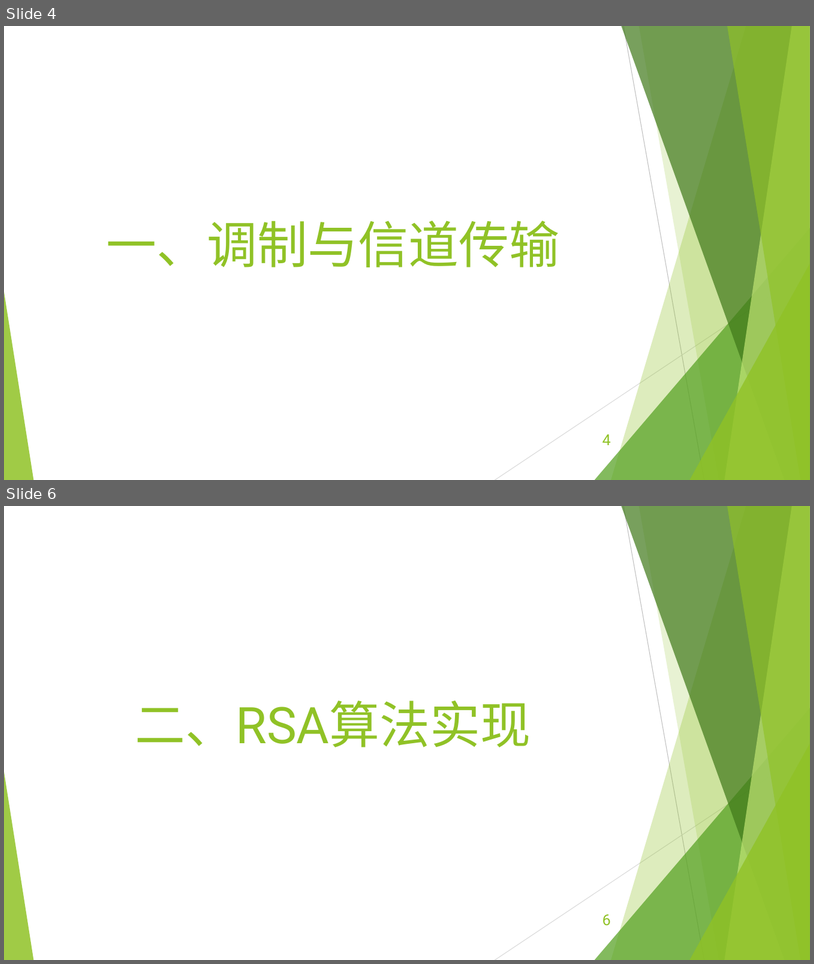
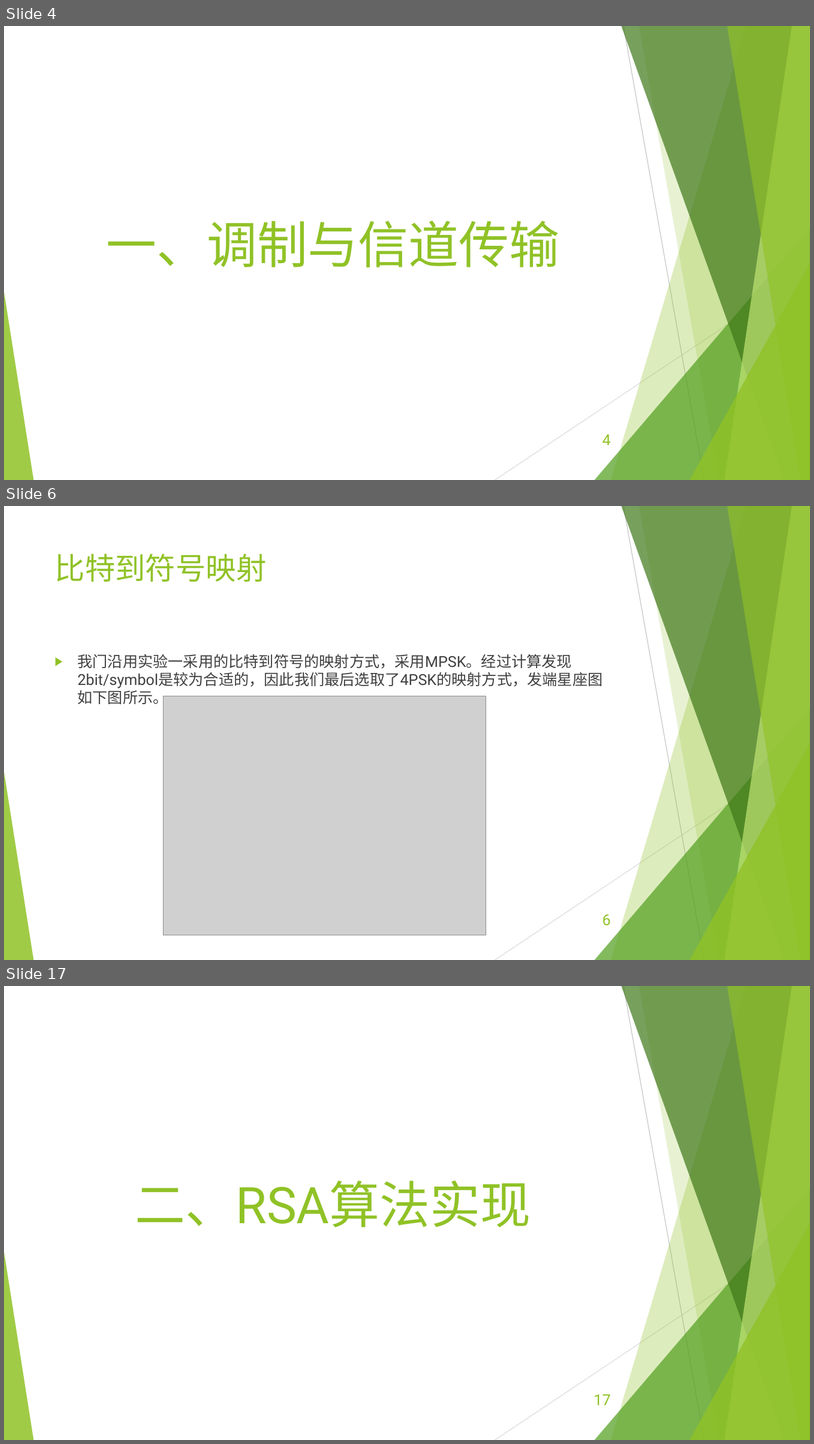
Before and after one commit to EECodingPresentation/project2, a slide deck: 展示报告.pptx. Shown one above the other, each under a label of ours: slides 4 and 6 before the commit, slides 4, 6 and 17 after it; the slides between them are not shown. The pictures are 814x964 and 814x1444 pixels, drawn with LibreOffice and Linux fonts; fonts in the diff are those of the drawing; grey boxes stand for pictures. Boxes give left, top, right and bottom in pixels: in the first picture for what was removed or moved away, otherwise in the second. Text is boxed around its words. In the diff, an @@ line names an element or a change of style, - is before the commit and + after.

```diff
--- a/展示报告.pptx
+++ b/展示报告.pptx
@@ slide 6 added at (x1=4, y1=506, x2=810, y2=960), background #FFFFFF; not listed: 10 template elements that a slide beside it also shows @@
@@ title added at (x1=55, y1=553, x2=267, y2=582), 36 pt, text #90C226 @@
+比特到符号映射
@@ text added at (x1=78, y1=654, x2=603, y2=707), 18 pt, text #404040 @@
+▶ 我门沿用实验一采用的比特到符号的映射方式，采用MPSK。经过计算发现2bit/symbol是较为合适的，因此我们最后选取了4PSK的映射方式，发端星座图如下图所示。
@@ picture added at (x1=164, y1=696, x2=486, y2=935) @@
@@ page number added at (x1=603, y1=914, x2=611, y2=925), 18 pt, text #90C226 @@
+6
@@ what was slide 6 is now slide 17 @@
@@ page number at (x1=594, y1=1394, x2=611, y2=1405): text changed @@
-6
+17
```
Also in this commit, not shown: 11 other slides added, 1 slide removed, 2 other files.
